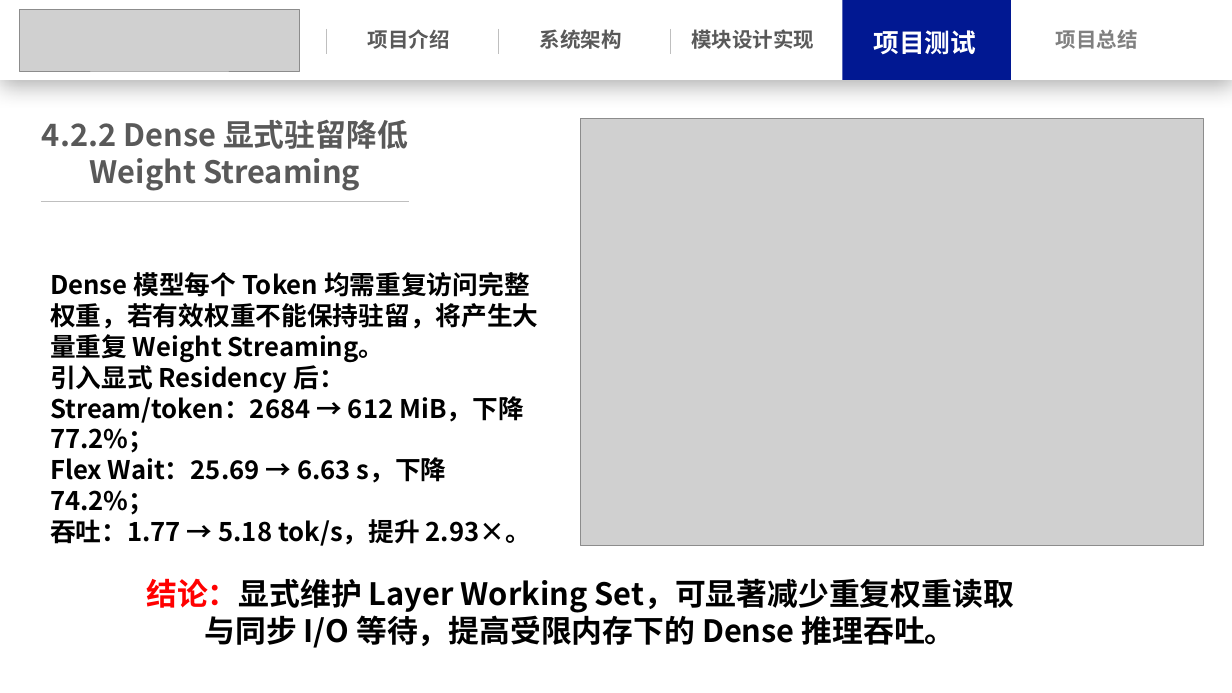
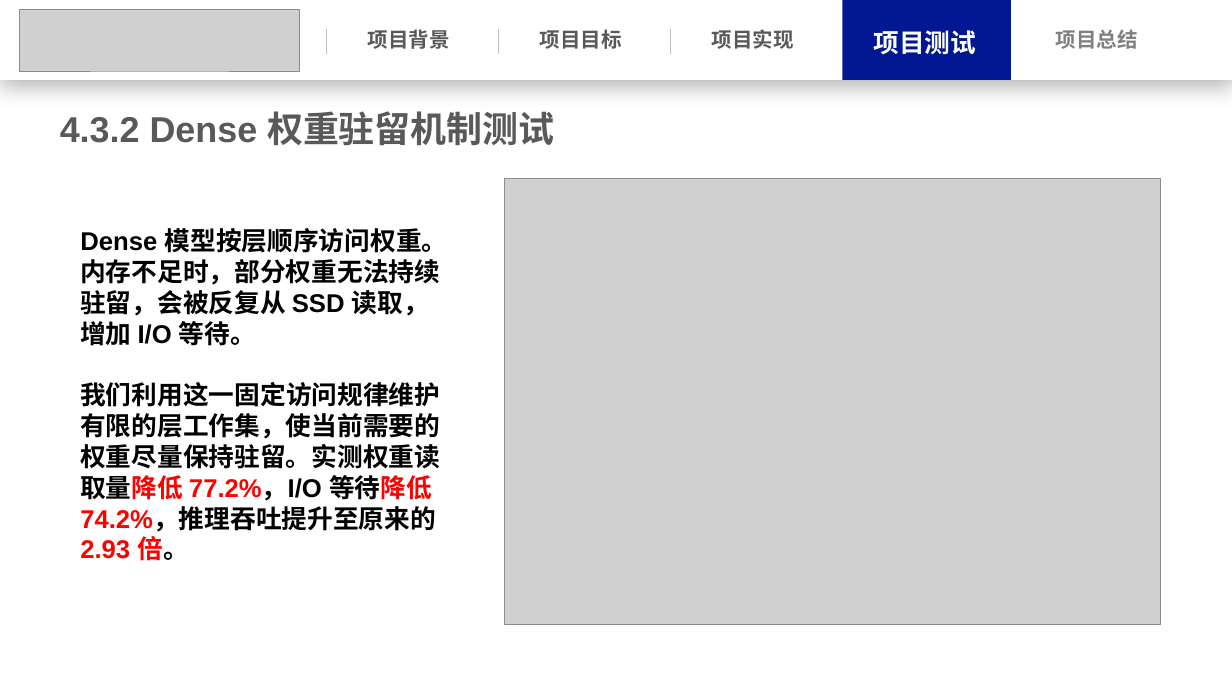
Before and after one commit to Leslie-1341/llama.cpp, a slide deck: slide 23 of docs/操作系统功能赛.pptx (slide 24 before the commit). Drawn at 1232x693 pixels with LibreOffice and Linux fonts; fonts in the diff are those of the drawing; grey boxes stand for pictures. Boxes give left, top, right and bottom in pixels: in the first picture for what was removed or moved away, otherwise in the second. Text is boxed around its words. In the diff, an @@ line names an element or a change of style, - is before the commit and + after.

```diff
--- a/docs/操作系统功能赛.pptx
+++ b/docs/操作系统功能赛.pptx
@@ text at box(368, 29, 450, 49): text changed; font Noto Sans CJK SC to Arial @@
-项目介绍
+项目背景
@@ text at box(540, 29, 622, 49): text changed; font Noto Sans CJK SC to Arial @@
-系统架构
+项目目标
@@ text at box(712, 29, 794, 49): text changed; font Noto Sans CJK SC to Arial @@
-模块设计实现
+项目实现
@@ text at box(60, 111, 554, 145): text changed; size 24 to 28 pt; font Noto Sans CJK SC to Arial @@
-4.2.2 Dense 显式驻留降低 Weight Streaming
+4.3.2 Dense 权重驻留机制测试
@@ picture: place and size @@
-picture at box(580, 119, 1203, 546)
+picture at box(505, 178, 1161, 624)
@@ line removed from (41, 201) to (409, 201) @@
@@ text added at box(80, 228, 448, 561), 20 pt, text #000000, bold @@
+Dense 模型按层顺序访问权重。内存不足时，部分权重无法持续驻留，会被反复从 SSD 读取，增加 I/O 等待。
+我们利用这一固定访问规律维护有限的层工作集，使当前需要的权重尽量保持驻留。实测权重读取量降低 77.2%，I/O 等待降低 74.2%，推理吞吐提升至原来的 2.93 倍。
@@ text removed at box(50, 272, 539, 546) @@
-Dense 模型每个 Token 均需重复访问完整权重，若有效权重不能保持驻留，将产生大量重复 Weight Streaming。
-引入显式 Residency 后：
-Stream/token：2684 → 612 MiB，下降 77.2%；
-Flex Wait：25.69 → 6.63 s，下降 74.2%；
-吞吐：1.77 → 5.18 tok/s，提升 2.93×。
@@ text removed at box(146, 578, 1014, 648) @@
-结论：显式维护 Layer Working Set，可显著减少重复权重读取
-与同步 I/O 等待，提高受限内存下的 Dense 推理吞吐。
```
Also in this commit, not shown: 27 other slides changed, 8 slides added, 11 slides removed, 3 other files.
